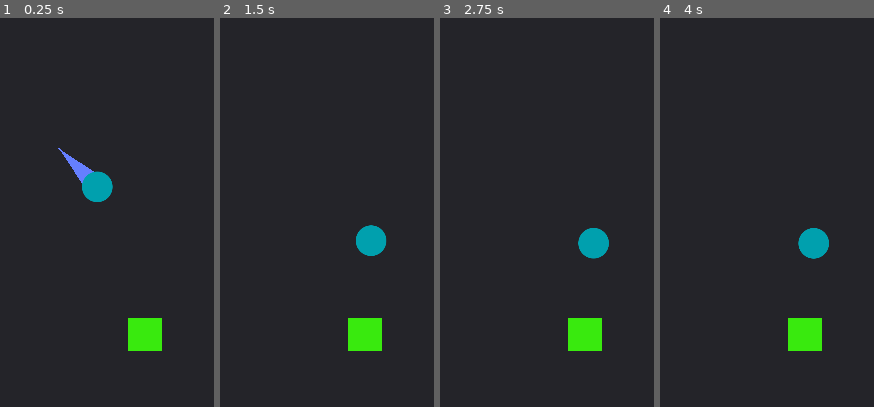
Above: before the commit, frames 1-4 (left to right).
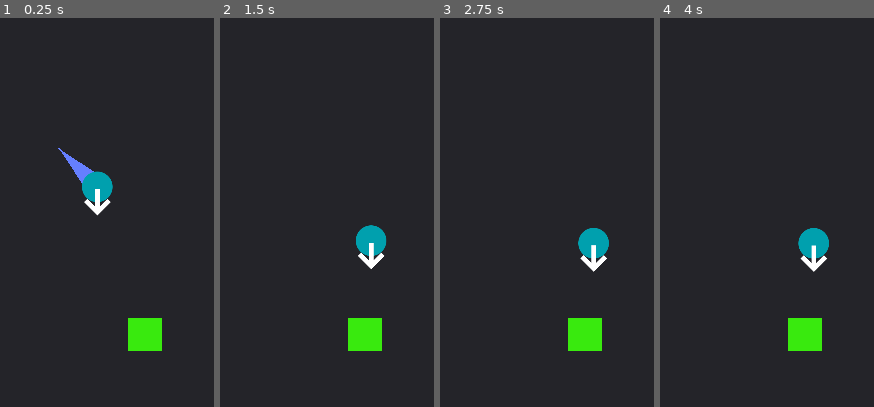
Above: after the commit, the same moments.

Repository: Ryan-Mirch/Dash-Madness
Game: Godot game, scene res://Game.tscn
Same seed, same stepped clock (60 frames per second), same inputs: the game is played once before the commit and once after it.
Inputs:
- Up to frame 1 (0.25 s): no input
- Up to frame 2 (1.5 s): no input
- Up to frame 3 (2.75 s): tap Enter at 2 s
- Up to frame 4 (4 s): tap Space at 2.75 s; tap Enter at 3.5 s
The pictures show only the part of the screen within x 39-89%, y 26-76%; the shares and areas given below are measured in that part.

The runs differ from the first frame. In frame 1, 0.3% of the frame differs, in the area x 39-52%, y 43-51%; in frame 2, 0.3%; in frame 3, 0.3%; in frame 4, 0.3%, in the area x 65-79%, y 58-66%.
Error after the commit: Parse Error: Variable "Camera" shadows a native class. (res://Singletons/Data.gd:12)

Commit message:
added hit sounds and shakes

Diff:
--- a/Game.tscn
+++ b/Game.tscn
@@ -1,11 +1,12 @@
-[gd_scene load_steps=14 format=2]
+[gd_scene load_steps=17 format=2]
 
 [ext_resource path="res://images/background.png" type="Texture" id=1]
 [ext_resource path="res://images/Player.png" type="Texture" id=2]
 [ext_resource path="res://images/Arrow.png" type="Texture" id=3]
 [ext_resource path="res://Game Objects/Point Pickup.tscn" type="PackedScene" id=4]
-
-[sub_resource type="GDScript" id=10]
+[ext_resource path="res://Sounds/Hit.wav" type="AudioStream" id=5]
+
+[sub_resource type="GDScript" id=1]
 script/source = "extends Control
 
 
@@ -24,7 +25,7 @@
 #	pass
 "
 
-[sub_resource type="GDScript" id=9]
+[sub_resource type="GDScript" id=2]
 script/source = "extends Control
 
 
@@ -46,15 +47,17 @@
 func _on_Arena_resized():
 	Data.ArenaWidth = rect_size.x
 	Data.ArenaHeight = rect_size.y
-"
-
-[sub_resource type="RectangleShape2D" id=1]
+	Data.Camera.offset.x = rect_size.x/2
+	Data.Camera.offset.y = rect_size.y/2
+"
+
+[sub_resource type="RectangleShape2D" id=3]
 extents = Vector2( 26.1128, 5729.07 )
 
-[sub_resource type="RectangleShape2D" id=2]
+[sub_resource type="RectangleShape2D" id=4]
 extents = Vector2( 26.1128, 9902.61 )
 
-[sub_resource type="GDScript" id=3]
+[sub_resource type="GDScript" id=5]
 script/source = "extends KinematicBody2D
 
 
@@ -69,6 +72,8 @@
 var pressedPos : Vector2
 var releasedPos : Vector2
 var holdPos : Vector2
+
+var rng = RandomNumberGenerator.new()
 
 export(float, 0, 0.1) var deceleration = 0.05
 export(float, 5, 100) var dashSensitivity = 2
@@ -92,13 +97,18 @@
 	if collision_info:
 		velocity = velocity.bounce(collision_info.normal)
 
+		if collision_info.collider.name == \"Wall\":
+			wallCollision()
+
+		Data.Camera.shake(velocity.length()/10,.025,1000)
+
 	velocity = velocity.linear_interpolate(Vector2(0,0), deceleration)
 
 
 
+
+
 func _input(event):
-
-
 	if pressedState == PRESSED:
 		if event.position != Vector2(0,0):
 			holdPos = event.position
@@ -119,6 +129,7 @@
 		pressedState = RELEASED
 		updateVelocity()
 		updateArrowVisibility()
+		launchCameraShake()
 
 func getPower():
 	return clamp(pressedPos.distance_to(holdPos),0, maxDragLength)
@@ -137,15 +148,24 @@
 
 func updateVelocity():
 	velocity = (pressedPos - releasedPos).normalized() * -1 * dashSensitivity * getPower()
-"
-
-[sub_resource type="CircleShape2D" id=4]
+
+func wallCollision():
+	rng.randomize()
+	var pitchScale = rng.randf_range(0.9, 1.1)
+	var volume = (velocity.length()/400) - 15
+	Data.SoundManager.playSound(\"Wall Collision\", volume, pitchScale)
+
+func launchCameraShake():
+	Data.Camera.shake(velocity.length(),.01,5000)
+"
+
+[sub_resource type="CircleShape2D" id=6]
 radius = 49.4569
 
-[sub_resource type="Curve" id=5]
+[sub_resource type="Curve" id=7]
 _data = [ Vector2( 0, 0 ), 0.0, 0.0, 0, 0, Vector2( 1, 1 ), 0.0, 0.0, 0, 0 ]
 
-[sub_resource type="GDScript" id=6]
+[sub_resource type="GDScript" id=8]
 script/source = "extends Line2D
 
 export var length = 50
@@ -197,30 +217,98 @@
 	return Vector2(x,y)
 "
 
+[sub_resource type="GDScript" id=10]
+script/source = "extends Camera2D
+
+
+onready var shakeTimer = $Timer
+onready var tween = $Tween
+
+var shake_amount = 0
+var default_offset = offset
+
+
+func _ready():
+	Data.Camera = self
+	set_process(false)
+
+
+func _process(delta):
+	offset = Vector2(rand_range(-shake_amount, shake_amount), rand_range(-shake_amount, shake_amount)) * delta + default_offset
+
+
+func shake(new_shake, shake_time=0.4, shake_limit=100):
+	shake_amount += new_shake
+	if shake_amount > shake_limit:
+		shake_amount = shake_limit
+
+	shakeTimer.wait_time = shake_time
+
+	tween.stop_all()
+	set_process(true)
+	shakeTimer.start()
+
+
+
+func _on_Timer_timeout():
+	shake_amount = 0
+	set_process(false)
+
+	tween.interpolate_property(self, \"offset\", offset, default_offset,
+	0.1, Tween.TRANS_QUAD, Tween.EASE_IN_OUT)
+	tween.start()
+"
+
+[sub_resource type="GDScript" id=11]
+script/source = "extends Node
+
+
+# Declare member variables here. Examples:
+# var a = 2
+# var b = \"text\"
+
+
+# Called when the node enters the scene tree for the first time.
+func _ready():
+	Data.SoundManager = self
+
+func playSound(soundName, volume, pitchScale):
+	if !has_node(soundName):
+		return
+
+	var sound = get_node(soundName)
+	var audioStreamPlayers = sound.get_children()
+	for asp in audioStreamPlayers:
+		if !asp.playing:
+			asp.volume_db = volume
+			asp.pitch_scale = pitchScale
+			asp.playing = true
+			print(asp.name)
+			return
+"
+
 [node name="Game Scene" type="Control"]
 anchor_right = 1.0
 anchor_bottom = 1.0
 mouse_filter = 2
-script = SubResource( 10 )
+script = SubResource( 1 )
+__meta__ = {
+"_edit_use_anchors_": false
+}
+
+[node name="Arena" type="Control" parent="."]
+anchor_right = 1.0
+anchor_bottom = 1.0
+script = SubResource( 2 )
 __meta__ = {
 "_edit_lock_": true,
 "_edit_use_anchors_": false
 }
 
-[node name="Arena" type="Control" parent="."]
-anchor_right = 1.0
-anchor_bottom = 1.0
-script = SubResource( 9 )
-__meta__ = {
-"_edit_lock_": true,
-"_edit_use_anchors_": false
-}
-
 [node name="Background" type="Panel" parent="Arena"]
 anchor_right = 1.0
 anchor_bottom = 1.0
 __meta__ = {
-"_edit_lock_": true,
 "_edit_use_anchors_": false
 }
 
@@ -238,21 +326,37 @@
 "_edit_use_anchors_": false
 }
 
+[node name="Border2" type="NinePatchRect" parent="Arena"]
+anchor_right = 1.0
+anchor_bottom = 1.0
+texture = ExtResource( 1 )
+region_rect = Rect2( 0, 0, 150, 150 )
+patch_margin_left = 42
+patch_margin_top = 48
+patch_margin_right = 38
+patch_margin_bottom = 41
+__meta__ = {
+"_edit_lock_": true,
+"_edit_use_anchors_": false
+}
+
 [node name="Physics Walls" type="Node" parent="."]
 
 [node name="Left Wall" type="Control" parent="Physics Walls"]
+visible = false
 anchor_top = 0.5
 anchor_bottom = 0.5
 __meta__ = {
 "_edit_use_anchors_": false
 }
 
-[node name="StaticBody2D" type="StaticBody2D" parent="Physics Walls/Left Wall"]
-
-[node name="CollisionShape2D" type="CollisionShape2D" parent="Physics Walls/Left Wall/StaticBody2D"]
-shape = SubResource( 1 )
+[node name="Wall" type="StaticBody2D" parent="Physics Walls/Left Wall"]
+
+[node name="CollisionShape2D" type="CollisionShape2D" parent="Physics Walls/Left Wall/Wall"]
+shape = SubResource( 3 )
 
 [node name="Right Wall" type="Control" parent="Physics Walls"]
+visible = false
 anchor_left = 1.0
 anchor_top = 0.5
 anchor_right = 1.0
@@ -261,26 +365,28 @@
 "_edit_use_anchors_": false
 }
 
-[node name="StaticBody2D" type="StaticBody2D" parent="Physics Walls/Right Wall"]
-
-[node name="CollisionShape2D" type="CollisionShape2D" parent="Physics Walls/Right Wall/StaticBody2D"]
+[node name="Wall" type="StaticBody2D" parent="Physics Walls/Right Wall"]
+
+[node name="CollisionShape2D" type="CollisionShape2D" parent="Physics Walls/Right Wall/Wall"]
 position = Vector2( 1.5874, 0 )
-shape = SubResource( 1 )
+shape = SubResource( 3 )
 
 [node name="Top Wall" type="Control" parent="Physics Walls"]
+visible = false
 anchor_left = 0.5
 anchor_right = 0.5
 __meta__ = {
 "_edit_use_anchors_": false
 }
 
-[node name="StaticBody2D" type="StaticBody2D" parent="Physics Walls/Top Wall"]
+[node name="Wall" type="StaticBody2D" parent="Physics Walls/Top Wall"]
 rotation = 1.5708
 
-[node name="CollisionShape2D" type="CollisionShape2D" parent="Physics Walls/Top Wall/StaticBody2D"]
-shape = SubResource( 2 )
+[node name="CollisionShape2D" type="CollisionShape2D" parent="Physics Walls/Top Wall/Wall"]
+shape = SubResource( 4 )
 
 [node name="Bottom Wall" type="Control" parent="Physics Walls"]
+visible = false
 anchor_left = 0.5
 anchor_top = 1.0
 anchor_right = 0.5
@@ -289,27 +395,27 @@
 "_edit_use_anchors_": false
 }
 
-[node name="StaticBody2D" type="StaticBody2D" parent="Physics Walls/Bottom Wall"]
+[node name="Wall" type="StaticBody2D" parent="Physics Walls/Bottom Wall"]
 rotation = 1.5708
 
-[node name="CollisionShape2D" type="CollisionShape2D" parent="Physics Walls/Bottom Wall/StaticBody2D"]
-shape = SubResource( 2 )
+[node name="CollisionShape2D" type="CollisionShape2D" parent="Physics Walls/Bottom Wall/Wall"]
+shape = SubResource( 4 )
 
 [node name="Player" type="KinematicBody2D" parent="."]
 position = Vector2( 364.108, 531.447 )
 scale = Vector2( 0.5, 0.5 )
 input_pickable = true
-script = SubResource( 3 )
+script = SubResource( 5 )
 deceleration = 0.04
 dashSensitivity = 21.0
 
 [node name="CollisionShape2D" type="CollisionShape2D" parent="Player"]
-shape = SubResource( 4 )
+shape = SubResource( 6 )
 
 [node name="Line2D" type="Line2D" parent="Player/CollisionShape2D"]
 width = 60.0
-width_curve = SubResource( 5 )
-script = SubResource( 6 )
+width_curve = SubResource( 7 )
+script = SubResource( 8 )
 length = 20
 
 [node name="Player" type="Sprite" parent="Player/CollisionShape2D"]
@@ -336,9 +442,44 @@
 }
 
 [node name="Point Pickup Manager" type="Node" parent="."]
-script = SubResource( 8 )
+script = SubResource( 9 )
 edgePadding = 95.0
 
 [node name="Point Pickup" parent="." instance=ExtResource( 4 )]
 position = Vector2( 488.994, 817.24 )
+
+[node name="Camera2D" type="Camera2D" parent="."]
+offset = Vector2( 360, 640 )
+current = true
+script = SubResource( 10 )
+
+[node name="Timer" type="Timer" parent="Camera2D"]
+
+[node name="Tween" type="Tween" parent="Camera2D"]
+
+[node name="Sound Manager" type="Node" parent="."]
+script = SubResource( 11 )
+
+[node name="Wall Collision" type="Node" parent="Sound Manager"]
+
+[node name="1" type="AudioStreamPlayer" parent="Sound Manager/Wall Collision"]
+stream = ExtResource( 5 )
+mix_target = 2
+
+[node name="2" type="AudioStreamPlayer" parent="Sound Manager/Wall Collision"]
+stream = ExtResource( 5 )
+mix_target = 2
+
+[node name="3" type="AudioStreamPlayer" parent="Sound Manager/Wall Collision"]
+stream = ExtResource( 5 )
+mix_target = 2
+
+[node name="4" type="AudioStreamPlayer" parent="Sound Manager/Wall Collision"]
+stream = ExtResource( 5 )
+mix_target = 2
+
+[node name="5" type="AudioStreamPlayer" parent="Sound Manager/Wall Collision"]
+stream = ExtResource( 5 )
+mix_target = 2
 [connection signal="resized" from="Arena" to="Arena" method="_on_Arena_resized"]
+[connection signal="timeout" from="Camera2D/Timer" to="Camera2D" method="_on_Timer_timeout"]
--- a/Singletons/Data.gd
+++ b/Singletons/Data.gd
@@ -9,6 +9,8 @@
 var ArenaHeight
 var GameScene
 var PointPickupManager
+var Camera
+var SoundManager
 
 
 # Called when the node enters the scene tree for the first time.
--- a/project.godot
+++ b/project.godot
@@ -47,4 +47,5 @@
 
 [rendering]
 
+environment/default_clear_color=Color( 0, 0, 0, 1 )
 environment/default_environment="res://default_env.tres"
Not shown: 1 places in Game.tscn that only renumber resources
Not shown, added: Sounds/Hit.wav.import
Not shown, added: Sounds/Hit.mp3
Not shown, added: Sounds/Hit.wav
